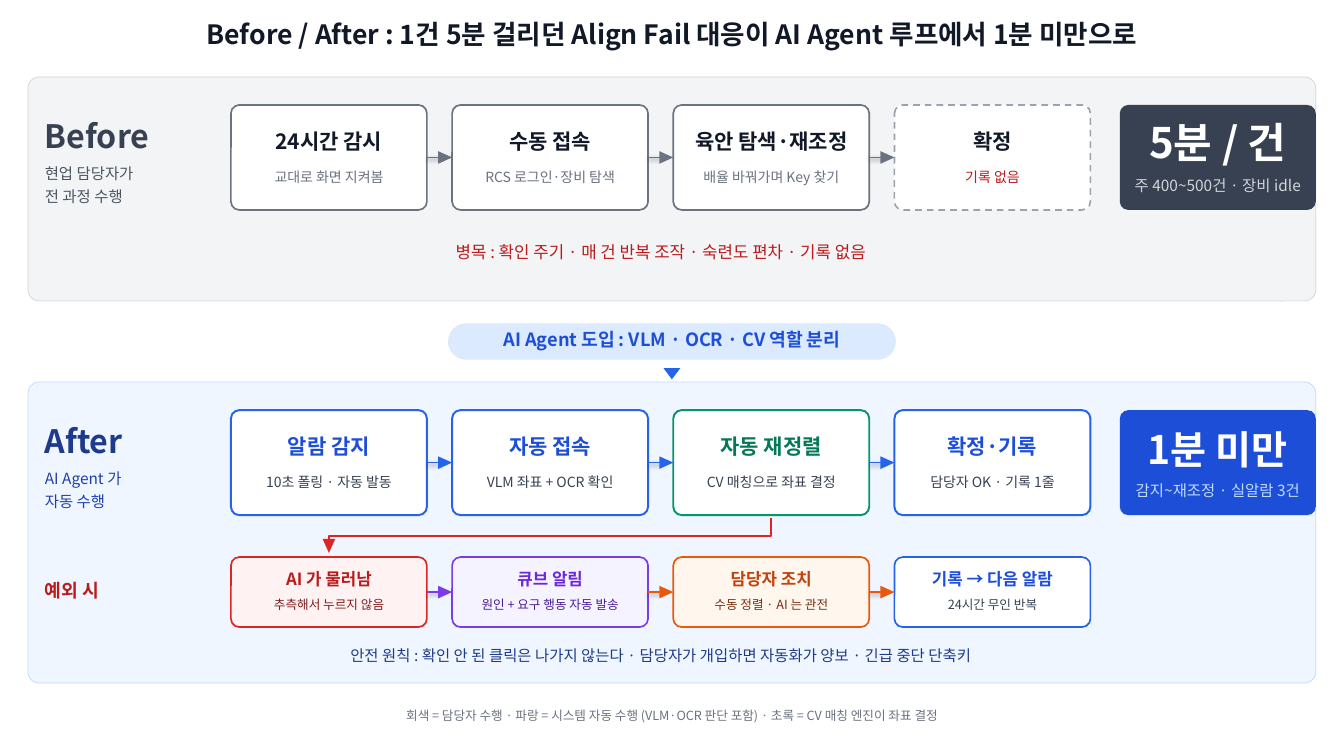
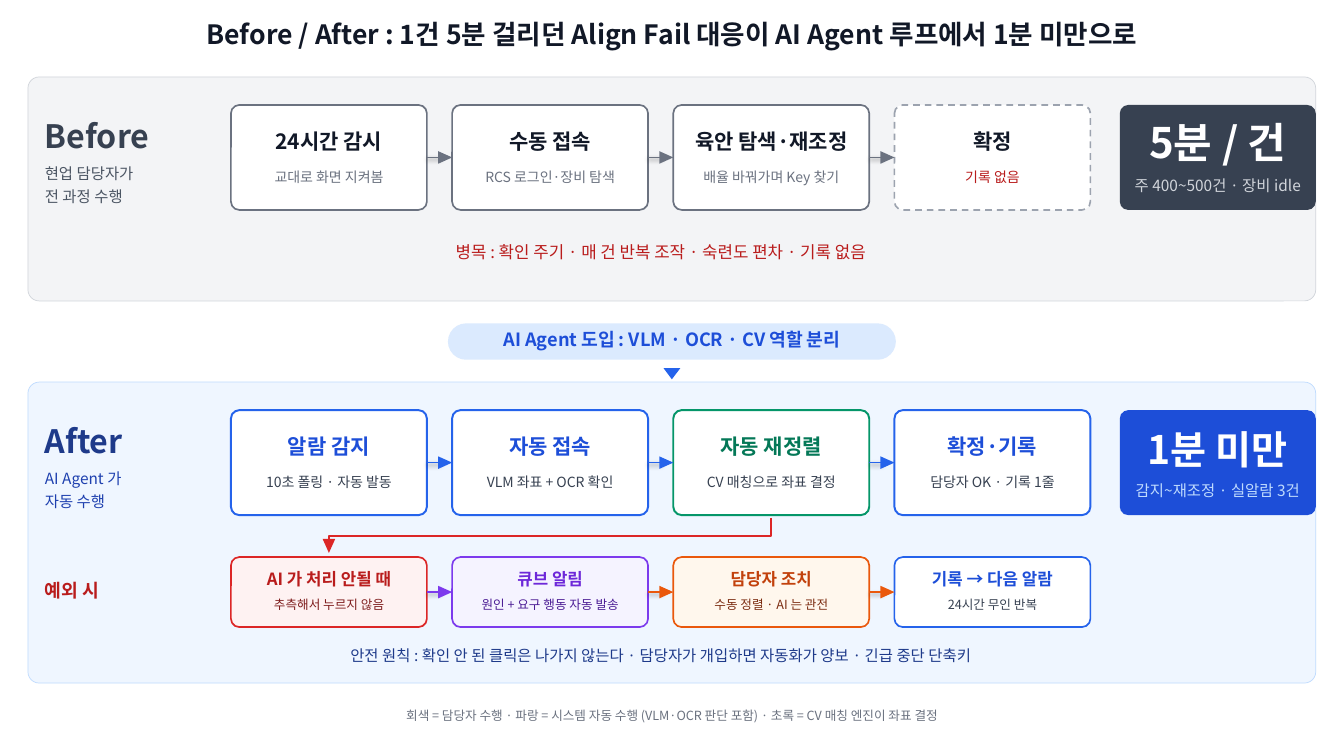
Before and after one commit to DarrenKoi/auto_recipe_creator, a slide deck: slide 1 of docs/project_progress/img/07/07_slides.pptx. Drawn at 1344x756 pixels with LibreOffice and Linux fonts; fonts in the diff are those of the drawing. Boxes give left, top, right and bottom in pixels: in the first picture for what was removed or moved away, otherwise in the second. Text is boxed around its words. In the diff, an @@ line names an element or a change of style, - is before the commit and + after.

```diff
--- a/docs/project_progress/img/07/07_slides.pptx
+++ b/docs/project_progress/img/07/07_slides.pptx
@@ text at <box>267,568,391,590</box>: text changed @@
-AI 가 물러남
+AI 가 처리 안될 때
```
Also in this commit, not shown: 4 other files.
